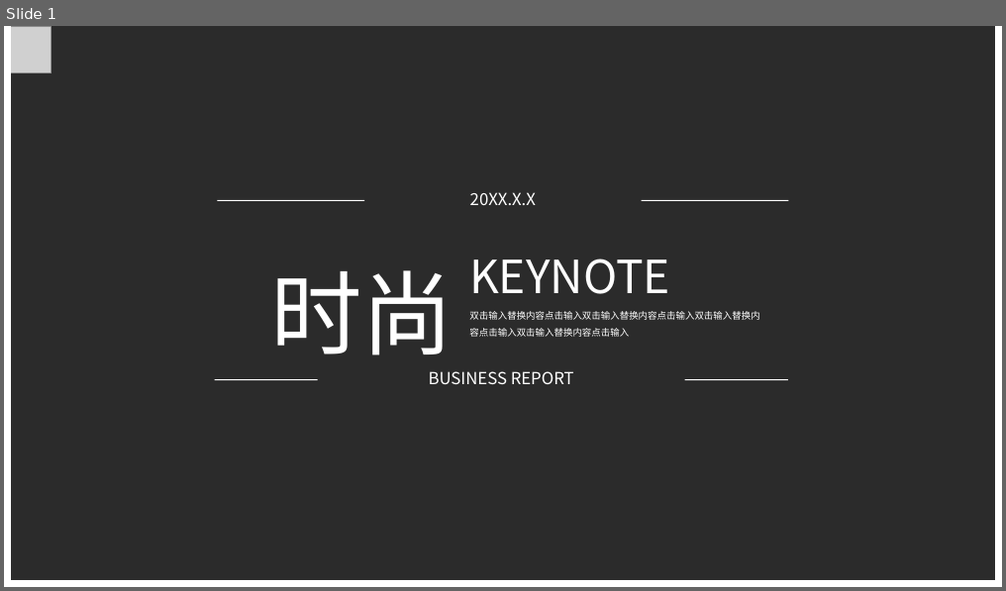
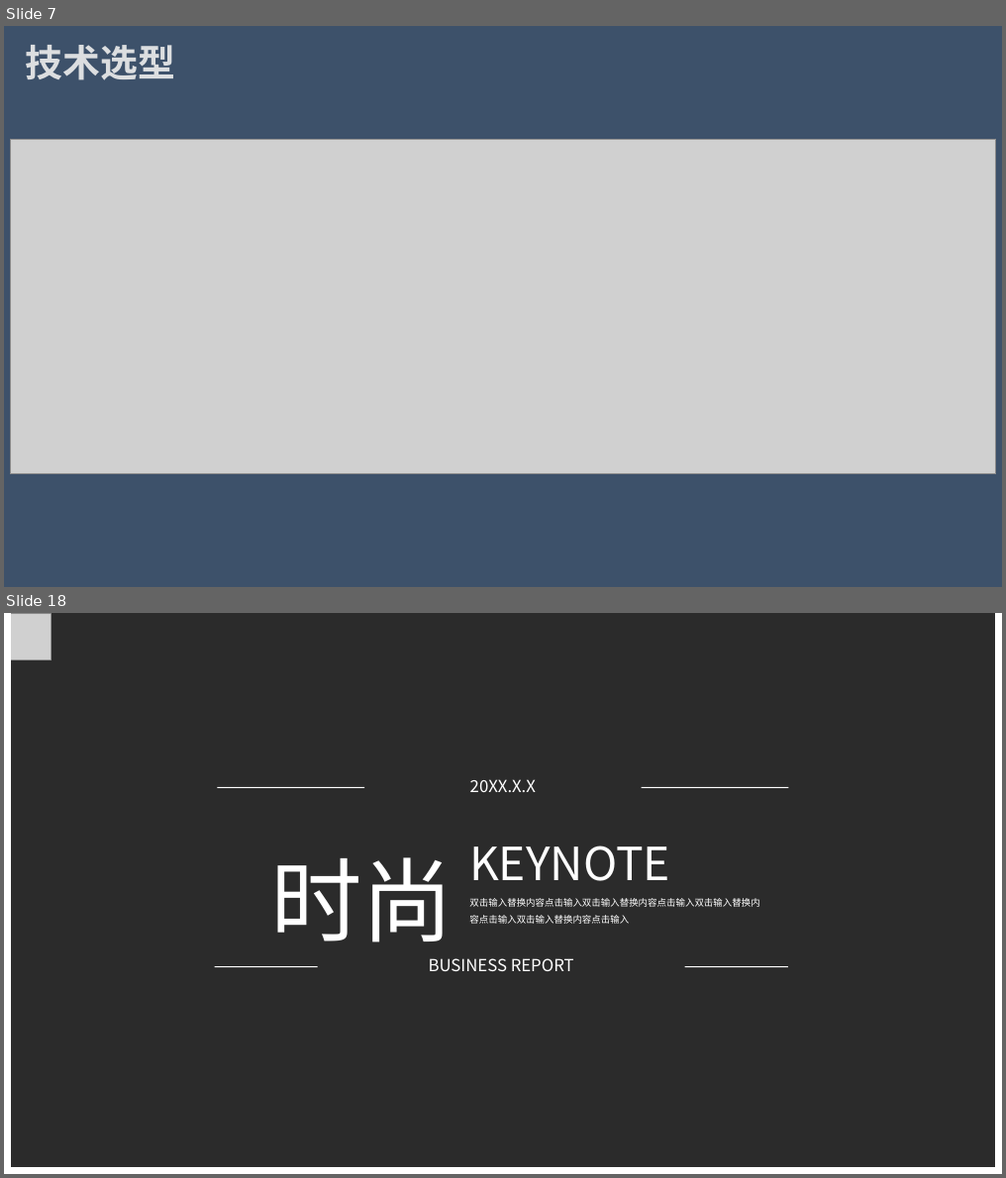
Before and after one commit to Wangzt670/swt, a slide deck: 项目待交付工件/D结项阶段/2.项目答辩.pptx. Shown one above the other, each under a label of ours: slide 1 before the commit, slides 7 and 18 after it; the slides between them are not shown. The pictures are 1006x591 and 1006x1178 pixels, drawn with LibreOffice and Linux fonts; fonts in the diff are those of the drawing; grey boxes stand for pictures; background and template pictures are left out; a plain dark background stands for a picture behind light text. Boxes give left, top, right and bottom in pixels: in the first picture for what was removed or moved away, otherwise in the second. Text is boxed around its words. In the diff, an @@ line names an element or a change of style, - is before the commit and + after.

```diff
--- a/项目待交付工件/D结项阶段/2.项目答辩.pptx
+++ b/项目待交付工件/D结项阶段/2.项目答辩.pptx
@@ slide 7 added at (x1=4, y1=26, x2=1002, y2=587), background #FFFFFF @@
@@ rectangle added at (x1=4, y1=26, x2=1002, y2=587), fill #3D516A @@
@@ text added at (x1=26, y1=45, x2=175, y2=80), 36 pt, text #DCDEE0, bold @@
+技术选型
@@ picture added at (x1=10, y1=139, x2=996, y2=474) @@
@@ what was slide 1 is now slide 18 @@
```
Also in this commit, not shown: 3 slides changed, 16 other slides added.
